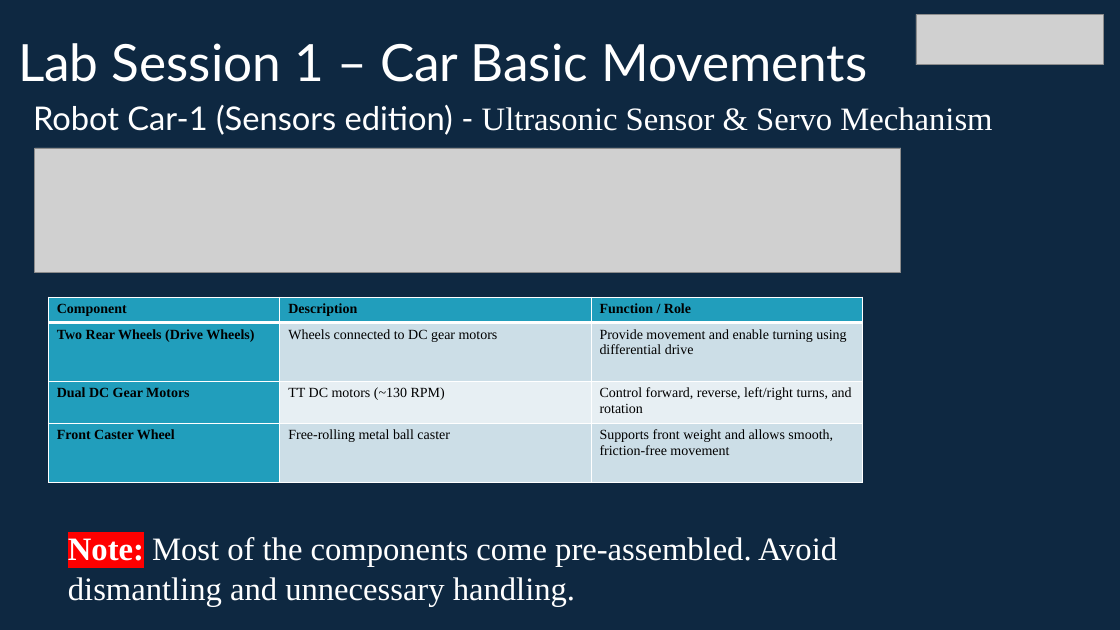
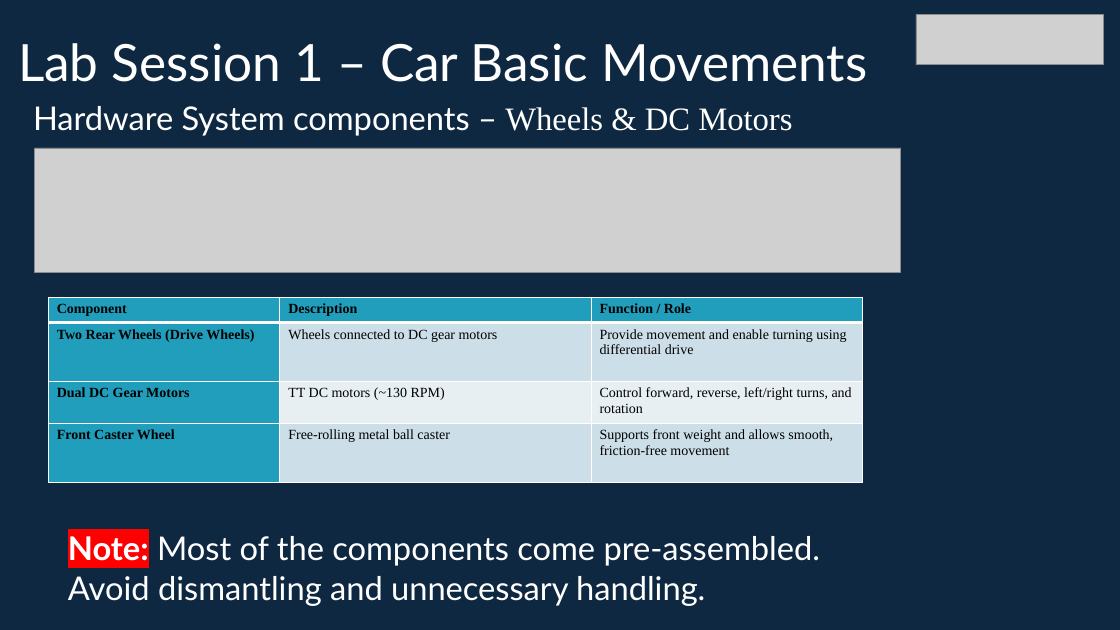
Before and after one commit to info-zas/zas-robotics-car-1-sensors, a slide deck: slide 8 of 01_FoundationProjects/01_Car_Basic_movements/01_Car_Basic_movements.pptx. Drawn at 1120x630 pixels with LibreOffice and Linux fonts; fonts in the diff are those of the drawing; grey boxes stand for pictures. Boxes give left, top, right and bottom in pixels: in the first picture for what was removed or moved away, otherwise in the second. Text is boxed around its words. In the diff, an @@ line names an element or a change of style, - is before the commit and + after.

```diff
--- a/01_FoundationProjects/01_Car_Basic_movements/01_Car_Basic_movements.pptx
+++ b/01_FoundationProjects/01_Car_Basic_movements/01_Car_Basic_movements.pptx
@@ text at bbox=[33, 106, 792, 136]: text changed; font Times New Roman to Lato @@
-Robot Car-1 (Sensors edition) - Ultrasonic Sensor & Servo Mechanism
+Hardware System components – Wheels & DC Motors
@@ text "Note: Most of the components ..." at bbox=[68, 536, 821, 606]: font Times New Roman to Lato @@
```
Also in this commit, not shown: 14 other slides changed, 1 slide added, 2 slides removed.
